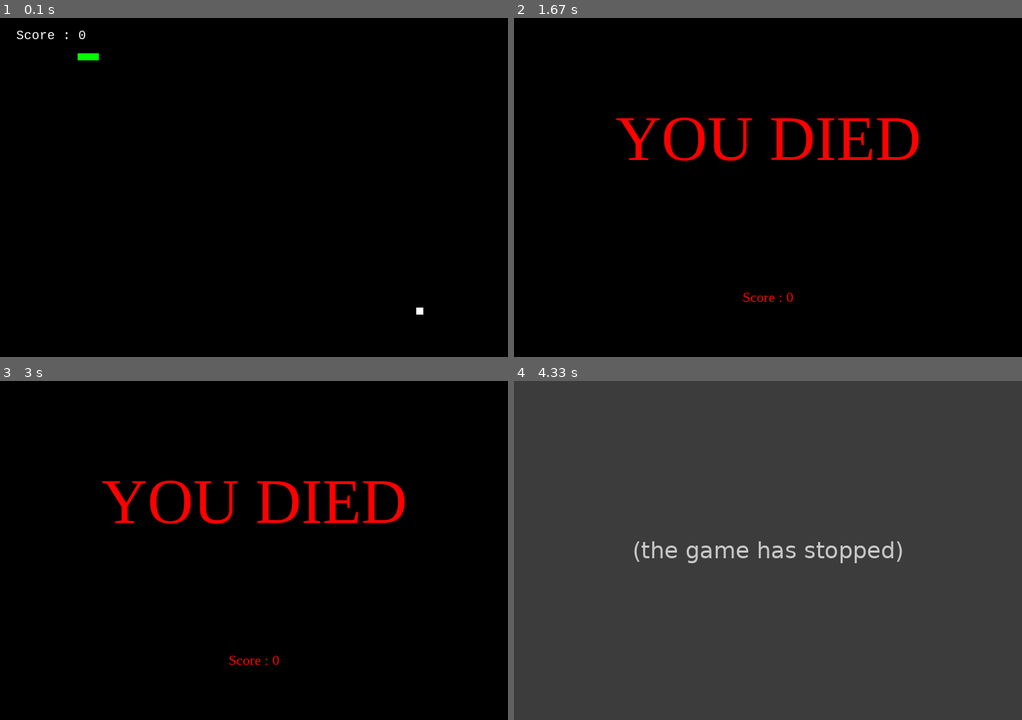
Above: before the commit, frames 1-4 (two rows, left to right).
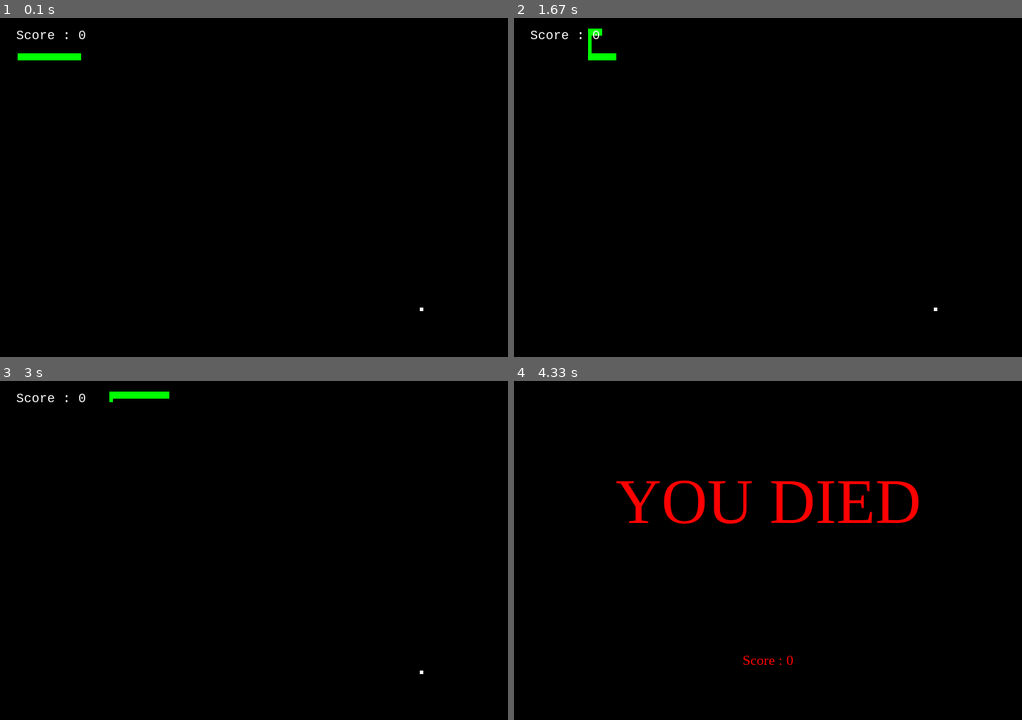
Above: after the commit, the same moments.

Repository: 09aarlin-glitch/hackgruppen
Game: pygame game, started from main.py
Same seed, same stepped clock (60 frames per second), same inputs: the game is played once before the commit and once after it.
Inputs:
- Up to frame 1 (0.1 s): no input
- Up to frame 2 (1.67 s): tap W at 0.33 s; tap A at 0.67 s; tap S at 1 s; hold Right from 1.33 s (still down)
- Up to frame 3 (3 s): release Right at 1.8 s; hold Up 1.83-2.13 s; hold Right 2.17-2.63 s
- Up to frame 4 (4.33 s): tap W at 3.23 s

The runs differ from the first frame. In frame 1, 0.3% of the frame differs, in the area x 3-84%, y 10-88%; in frame 2, 2.6%; in frame 3, 2.7%; in frame 4, 100%, in the area x 0-100%, y 0-100%.
Before the commit the program exited at 3.55 s; later frames show no game.

Commit message:
adams goat

Diff:
--- a/main.py
+++ b/main.py
@@ -12,7 +12,7 @@
 # Hard      ->  40
 # Harder    ->  60
 # Impossible->  120
-difficulty = 25
+difficulty = 20
 
 # Window size
 frame_size_x = 720
@@ -48,9 +48,9 @@
 
 # Game variables
 snake_pos = [100, 50]
-snake_body = [[100, 50], [100-10, 50], [100-(2*10), 50]]
+snake_body = [[100, 50], [95, 50], [90, 50], [85, 50], [80, 50], [75, 50], [70, 50], [65, 50], [60, 50], [55, 50], [50, 50], [45, 50], [40, 50], [35, 50], [30, 50], [25, 50], [20, 50], [15, 50]]
 
-food_pos = [random.randrange(1, (frame_size_x//10)) * 10, random.randrange(1, (frame_size_y//10)) * 10]
+food_pos = [random.randrange(1, (frame_size_x//5)) * 5, random.randrange(1, (frame_size_y//5)) * 5]
 food_spawn = True
 
 direction = 'RIGHT'
@@ -120,13 +120,13 @@
 
     # Moving the snake
     if direction == 'UP':
-        snake_pos[1] -= 10
+        snake_pos[1] -= 5
     if direction == 'DOWN':
-        snake_pos[1] += 10
+        snake_pos[1] += 5
     if direction == 'LEFT':
-        snake_pos[0] -= 10
+        snake_pos[0] -= 5
     if direction == 'RIGHT':
-        snake_pos[0] += 10
+        snake_pos[0] += 5
 
     # Snake body growing mechanism
     snake_body.insert(0, list(snake_pos))
@@ -138,7 +138,7 @@
 
     # Spawning food on the screen
     if not food_spawn:
-        food_pos = [random.randrange(1, (frame_size_x//10)) * 10, random.randrange(1, (frame_size_y//10)) * 10]
+        food_pos = [random.randrange(1, (frame_size_x//5)) * 5, random.randrange(1, (frame_size_y//5)) * 5]
     food_spawn = True
 
     # GFX
@@ -147,16 +147,19 @@
         # Snake body
         # .draw.rect(play_surface, color, xy-coordinate)
         # xy-coordinate -> .Rect(x, y, size_x, size_y)
-        pygame.draw.rect(game_window, green, pygame.Rect(pos[0], pos[1], 10, 10))
+        if direction == 'UP' or direction == 'DOWN':
+            pygame.draw.rect(game_window, green, pygame.Rect(pos[0], pos[1], 10, 5))
+        else:
+            pygame.draw.rect(game_window, green, pygame.Rect(pos[0], pos[1], 5, 10))
 
     # Snake food
-    pygame.draw.rect(game_window, white, pygame.Rect(food_pos[0], food_pos[1], 10, 10))
+    pygame.draw.rect(game_window, white, pygame.Rect(food_pos[0], food_pos[1], 5, 5))
 
     # Game Over conditions
     # Getting out of bounds
     if snake_pos[0] < 0 or snake_pos[0] > frame_size_x-10:
         game_over()
-    if snake_pos[1] < 0 or snake_pos[1] > frame_size_y-10:
+    if snake_pos[1] < 0 or snake_pos[1] > frame_size_y-5:
         game_over()
     # Touching the snake body
     for block in snake_body[1:]:
